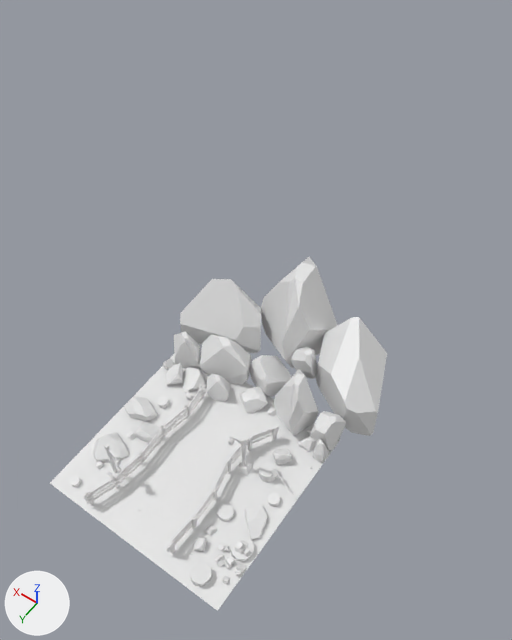
An edit to the Blender file 03 - Projects/06 - Portal - Blender - Shader/Blender Files/portal.blend, drawn before and after from the same camera.
Camera for both pictures: a 50 mm lens placed at (-4.59, 4.5, 12.51), pointed at (0.47, -2.58, 1.39). Arrows for +X, +Y and +Z are at lower left; the lights stay in place.
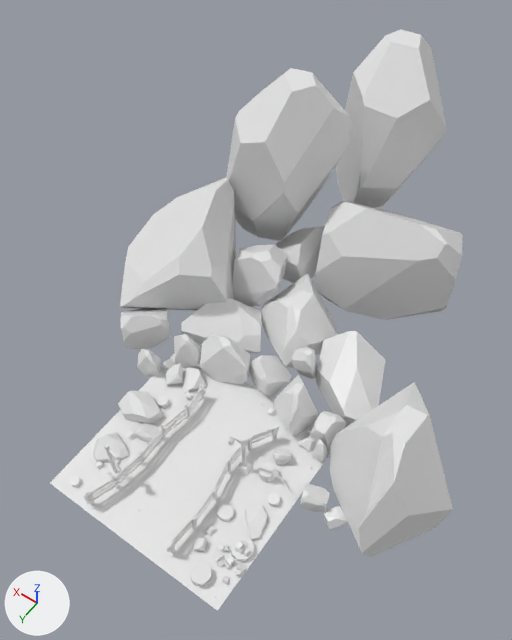
The change in detail:
Object 'Cube.051' (ob_cube_051) is rescaled from (0.415, 0.442, 0.681) to (0.415, 0.442, 0.497).
Object 'Cube.054' (ob_cube_054) is rescaled from (0.955, 0.721, 1.25) to (0.955, 0.721, 0.856).
Object 'Cube.055' (ob_cube_055) moves from (-0.12, -1.68, 0.0) to (-2.78, -0.51, 0.0).
Object 'Cube.055' (ob_cube_055) is rescaled from (0.236, 0.236, 0.16) to (0.181, 0.181, 0.123).
Object 'Cube.052' (ob_cube_052) is rescaled from (0.598, 0.93, 1.23) to (0.598, 0.93, 0.662).
Object 'Cube.057' (ob_cube_057) is rescaled from (0.259, 0.259, 0.274) to (0.356, 0.356, 0.377).
Object 'Cube.060' (ob_cube_060) moves from (0.63, -1.48, 0.0) to (2.2, -1.12, 0.0).
Object 'Cube.078' (ob_cube_078) is rescaled from (0.825, 0.88, 1.04) to (0.825, 0.88, 0.548).
Object 'Cube.094' (ob_cube_094) is new; it shows a copy of the mesh of ob_cube_081.
Its location is (0.98, -8.61, 0.0).
Its rotation in degrees is (0, 0, 137).
Its scale is (1.22, -0.972, 2.28).
Object 'Cube.092' (ob_cube_092) is new; it shows a copy of the mesh of ob_cube_072.
Its location is (2.89, -1.82, 0.0).
Its rotation in degrees is (0, 0, -44).
Its scale is (0.539, 0.539, 0.539).
Object 'Cube.091' (ob_cube_091) is new; it shows a copy of the mesh of ob_cube_081.
Its location is (2.18, -6.09, 0.0).
Its rotation in degrees is (0, 0, 84).
Its scale is (1.22, -0.972, 2.28).
Object 'Cube.090' (ob_cube_090) is new; it shows a copy of the mesh of ob_cube_072.
Its location is (3.22, -3.44, 0.0).
Its rotation in degrees is (0, 0, 36).
Its scale is (1.37, 1.37, 1.37).
Object 'Cube.089' (ob_cube_089) is new; it shows a copy of the mesh of ob_cube_078.
Its location is (-3.24, -1.7, 0.01).
Its rotation in degrees is (0, 0, 59).
Its scale is (1.09, 1.17, 1.31).
Object 'Cube.088' (ob_cube_088) is new; it shows a copy of the mesh of ob_cube_072.
Its location is (-0.55, -6.39, 0.0).
Its rotation in degrees is (0, 0, -71).
Its scale is (1.55, 1.55, 1.55).
Object 'Cube.087' (ob_cube_087) is new; it shows a copy of the mesh of ob_cube_072.
Its location is (-2.27, -0.64, 0.0).
Its rotation in degrees is (0, 0, -71).
Its scale is (0.257, 0.257, 0.257).
Object 'Cube.086' (ob_cube_086) is new; it shows a copy of the mesh of ob_cube_072.
Its location is (1.34, -5.25, 0.0).
Its rotation in degrees is (0, 0, 9).
Its scale is (0.635, 0.635, 0.725).
Object 'Cube.085' (ob_cube_085) is new; it shows a copy of the mesh of ob_cube_081.
Its location is (1.48, -4.12, 0.0).
Its rotation in degrees is (0, 0, -69).
Its scale is (0.57, 0.57, 0.739).

Boxes [x1, y1, x2, y2] around the edits, measured in the pictures (512 x 640 px):
'Cube.091', added: after [226, 68, 351, 241]
'Cube.089', added: after [330, 382, 453, 558]
'Cube.088', added: after [314, 200, 462, 320]
'Cube.094', added: after [335, 29, 446, 208]
'Cube.090', added: after [120, 178, 236, 311]
'Cube.054', rescaled: before [316, 317, 387, 436]; after [316, 331, 386, 428]
'Cube.078', rescaled (15% shorter): before [261, 257, 338, 368]; after [261, 274, 338, 368]
'Cube.052', rescaled (25% shorter): before [180, 279, 261, 353]; after [181, 298, 261, 353]
'Cube.085', added: after [232, 244, 287, 307]
'Cube.051', rescaled (9% shorter): before [274, 369, 319, 436]; after [274, 375, 318, 436]
'Cube.092', added: after [120, 308, 171, 350]
'Cube.086', added: after [275, 226, 325, 283]
'Cube.057', rescaled (35% wider, 36% taller): before [124, 397, 157, 421]; after [118, 391, 163, 424]
'Cube.060', moved: before [207, 374, 230, 401]; after [137, 349, 161, 376]
'Cube.055', moved, rescaled (10% narrower, 7% shorter): before [240, 387, 268, 414]; after [323, 506, 348, 531]
'Cube.087', added: after [300, 484, 330, 512]
